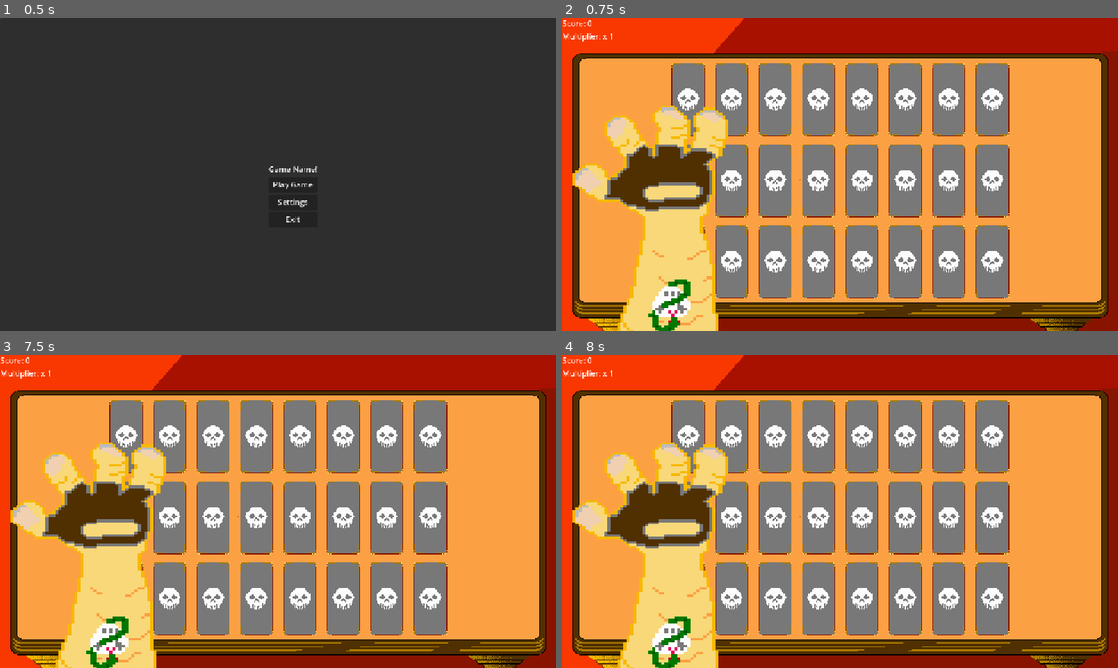
Above: before the commit, frames 1-4 (two rows, left to right).
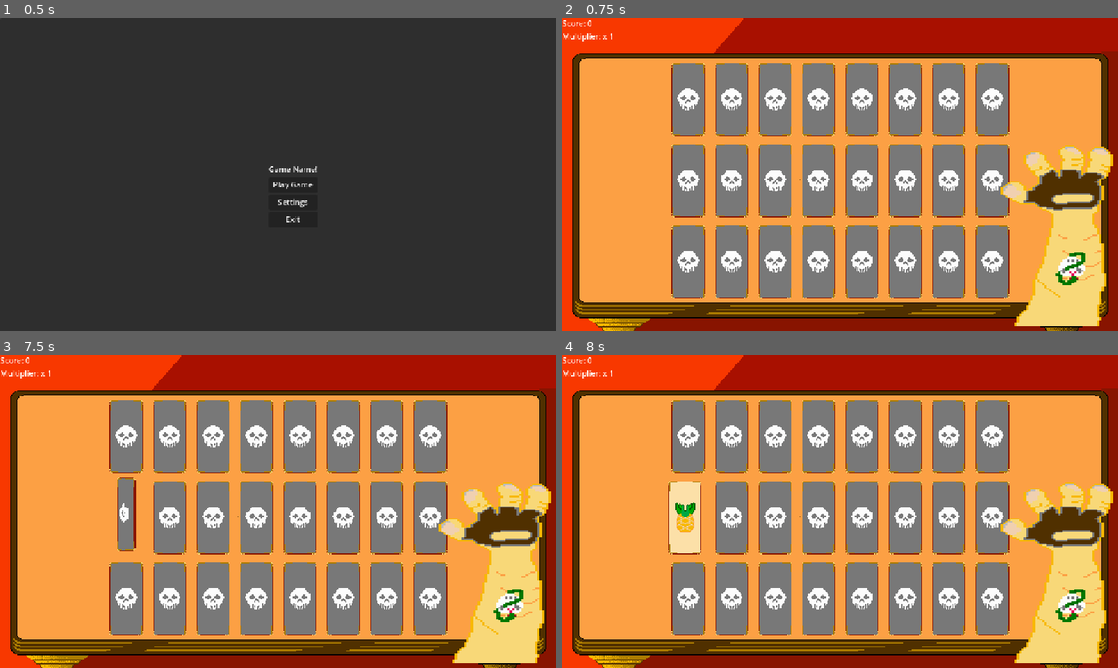
Above: after the commit, the same moments.

Repository: PawnxPawn/DeathMatch
Game: Godot game, scene res://Menus/MainMenu.tscn
Two runs of this game, one before a commit and one after it. Both use one fixed random seed, a clock stepped at 60 frames per second and the inputs below.
Inputs (mouse positions are in pixels of both pictures, inside the frame that each line leads up to):
- Up to frame 1 (0.5 s): no input
- Up to frame 2 (0.75 s): click "Play Game" at 0.5 s
- Up to frame 3 (7.5 s): click (105, 395) at 1.25 s; click (150, 395) at 2 s; click (189, 395) at 2.75 s; click (233, 395) at 3.5 s; click (278, 395) at 4.25 s; click (322, 395) at 5 s; click (366, 395) at 5.75 s; click (405, 395) at 6.5 s; click (105, 477) at 7.25 s
- Up to frame 4 (8 s): no input

Frame 1 is identical in both runs. In frame 2, 18% of the frame differs, in the area x 1-100%, y 28-100%; in frame 3, 19%; in frame 4, 19%.

Commit message:
HUD
Per artist request hand has moved. I'm turbo bad at art.

Diff:
--- a/deathmatch/Menus/Hud.tscn
+++ b/deathmatch/Menus/Hud.tscn
@@ -5,6 +5,7 @@
 
 [sub_resource type="AtlasTexture" id="AtlasTexture_efy7n"]
 atlas = ExtResource("1_aq2ra")
+region = Rect2(0, 14, 276, 624)
 
 [sub_resource type="StyleBoxFlat" id="StyleBoxFlat_o8hsu"]
 bg_color = Color(0.6, 0.6, 0.6, 0)
@@ -17,10 +18,11 @@
 [node name="HandLifeCounter" type="TextureRect" parent="."]
 unique_name_in_owner = true
 layout_mode = 1
-offset_left = 1.0
-offset_top = 164.0
-offset_right = 365.0
-offset_bottom = 788.0
+offset_left = 894.0
+offset_top = 253.0
+offset_right = 1331.0
+offset_bottom = 893.0
+scale = Vector2(0.6, 0.6)
 texture = SubResource("AtlasTexture_efy7n")
 
 [node name="HandLifeCounterBg" type="PanelContainer" parent="HandLifeCounter"]
